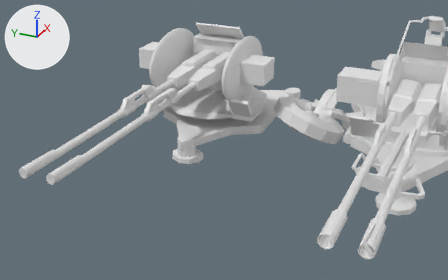
The Blender file sources/Zu23B.blend as it was, and as the next commit left it.
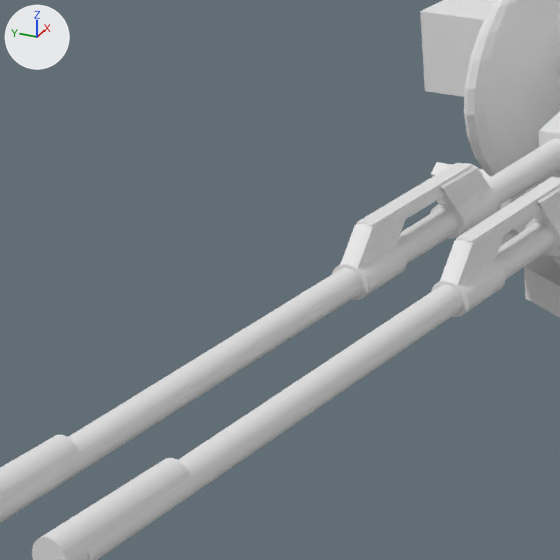
There are two pictures of each version: one from a 50 mm lens placed at (-11.57, -5.39, 5.86), pointed at (-3.33, -1.68, 1.74), one close up on the part from 9% to 38% of the width and 16% to 64% of the height. The axes (+X, +Y, +Z) are drawn at upper left. The lights are the same throughout.

In view in the first close-up: 'Cube.001', 'Cylinder.002', 'leftBarrel', 'rightBarrel'.
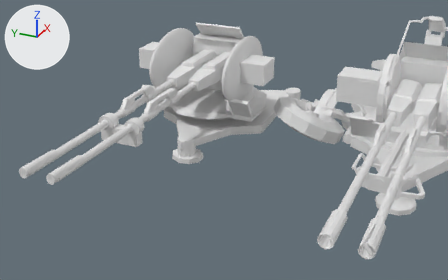
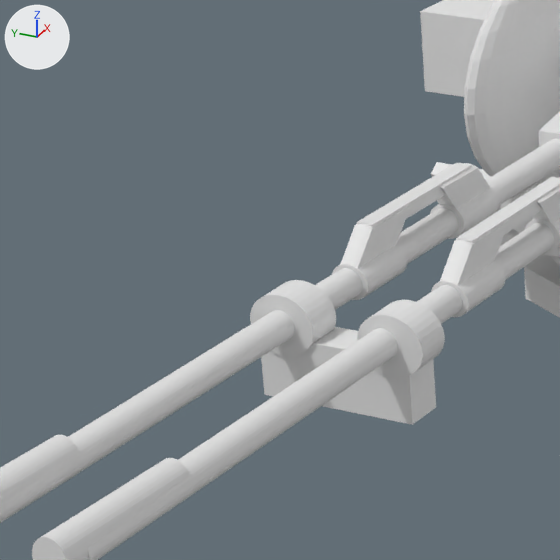
Boxes [x1, y1, x2, y2] around the edits, measured in the close-ups (560 x 560 px):
'holder', added: after [250, 280, 445, 425]

What the commit changed:
Mesh me_cube is new.
It has 136 vertices, 74 faces and spans x -1.16..1.0, y -1.22..1.08, z -1.0..2.4.
Object 'holder' (ob_holder) is new; it shows me_cube.
Its parent is ob_guns.
Its matrix parent inverse is Matrix(((1.0, 0.0, 0.0, 1.261), (0.0, 1.0, 0.0, 0.235), (0.0, 0.0, 1.0, -1.537), (0.0, 0.0, 0.0, 1.0))).
Its location is (-3.923, -0.147, 1.806).
Its scale is (0.0859, 0.333, 0.13).
